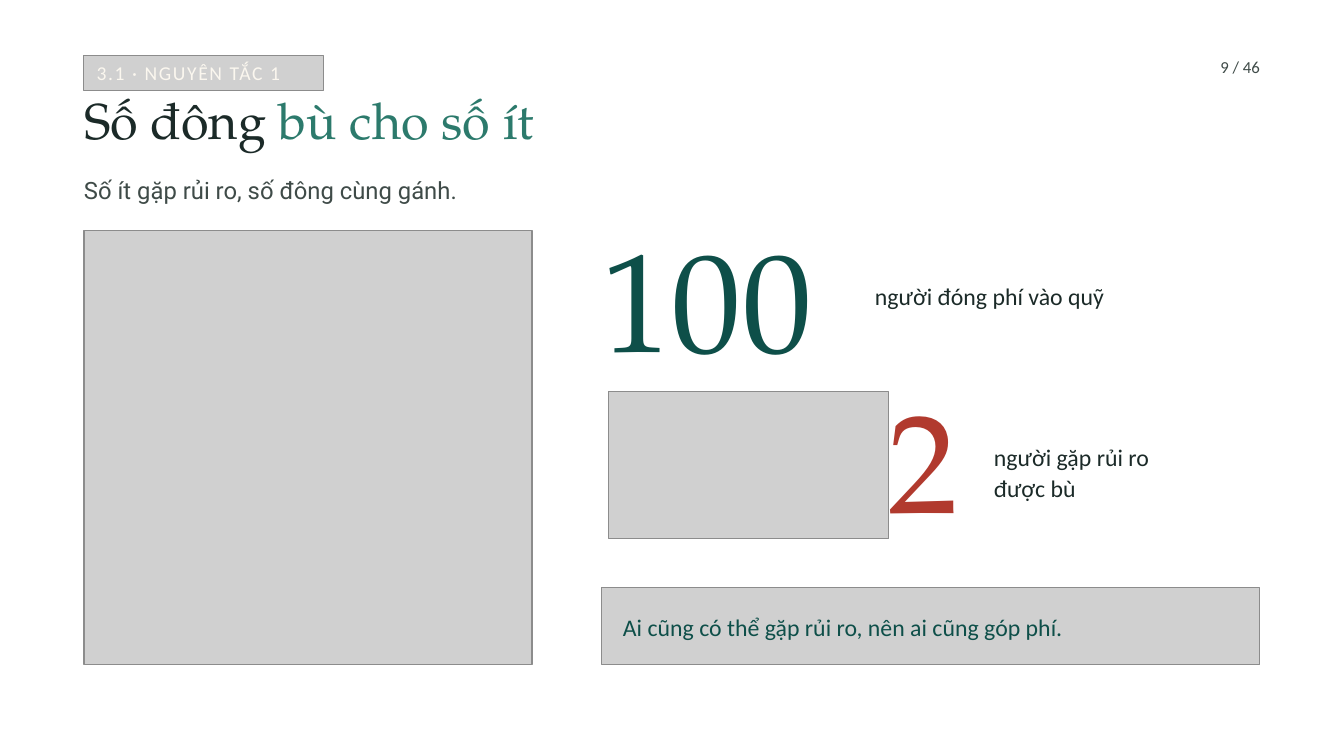
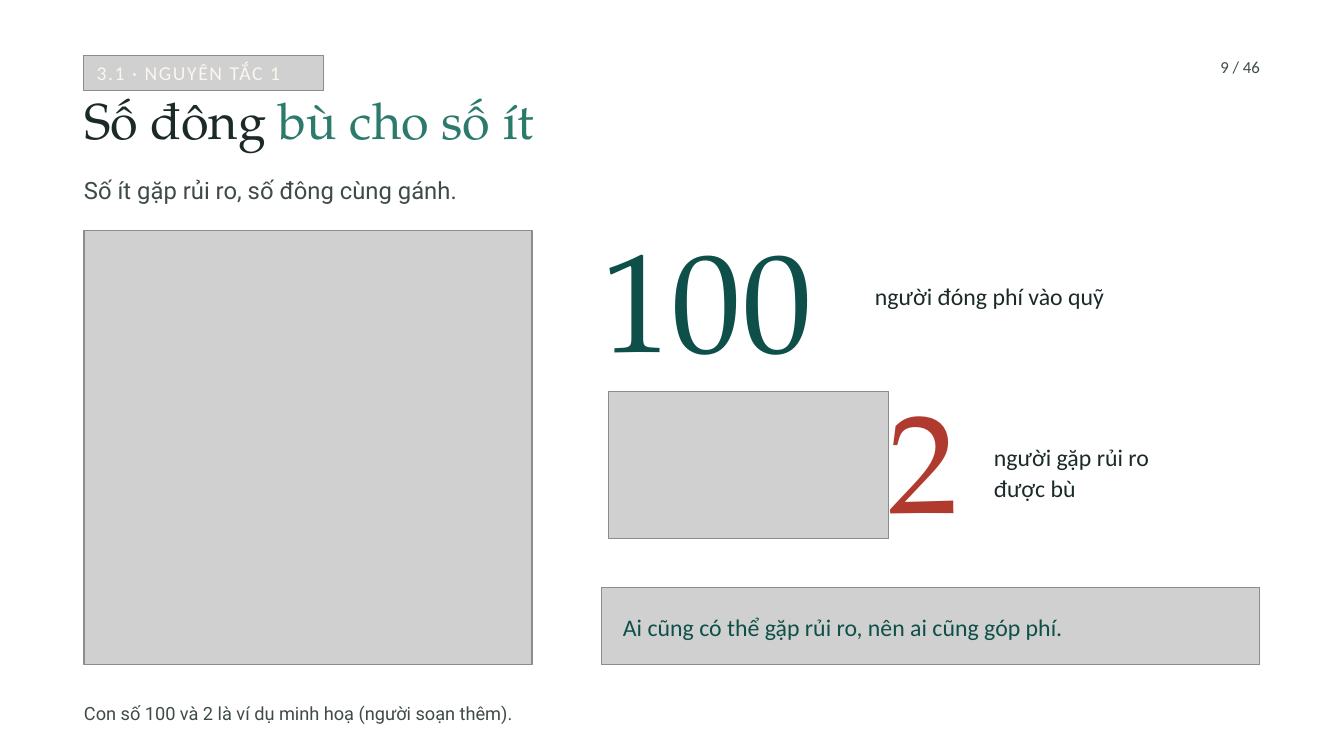
Before and after one commit to tranquanghaofake-dotcom/Law, a slide deck: slide 9 of docs/bai/ch3-bao-hiem-thuong-mai/bao-hiem-thuong-mai.pptx. Drawn at 1344x756 pixels with LibreOffice and Linux fonts; fonts in the diff are those of the drawing; grey boxes stand for pictures; background and template pictures are left out. Boxes give left, top, right and bottom in pixels: in the first picture for what was removed or moved away, otherwise in the second. Text is boxed around its words. In the diff, an @@ line names an element or a change of style, - is before the commit and + after.

```diff
--- a/docs/bai/ch3-bao-hiem-thuong-mai/bao-hiem-thuong-mai.pptx
+++ b/docs/bai/ch3-bao-hiem-thuong-mai/bao-hiem-thuong-mai.pptx
@@ text added at (84, 705, 513, 724), 13 pt, text #3F4B48 @@
+Con số 100 và 2 là ví dụ minh hoạ (người soạn thêm).
```
Also in this commit, not shown: 19 other slides changed, 6 other files.
